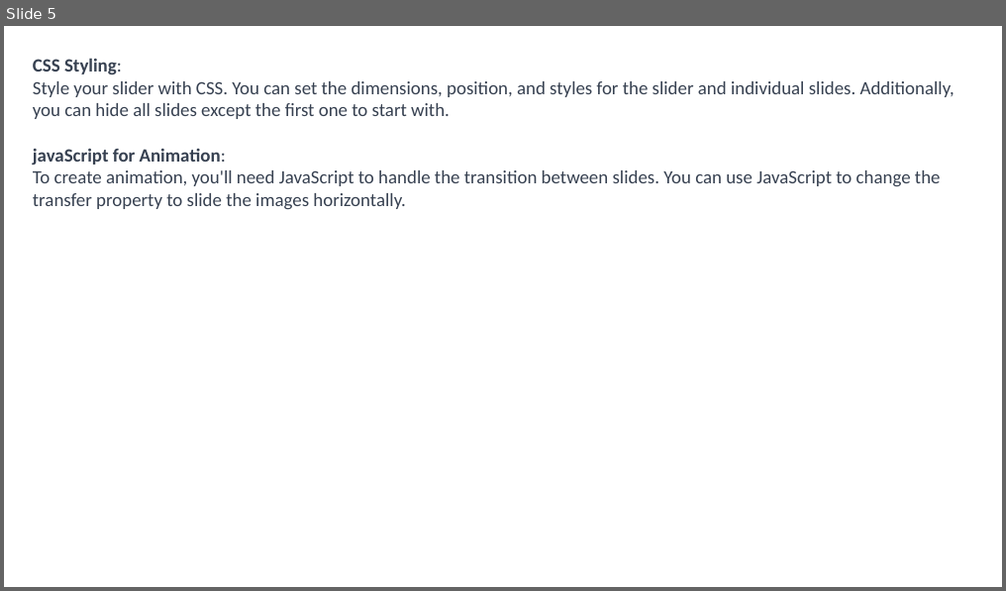
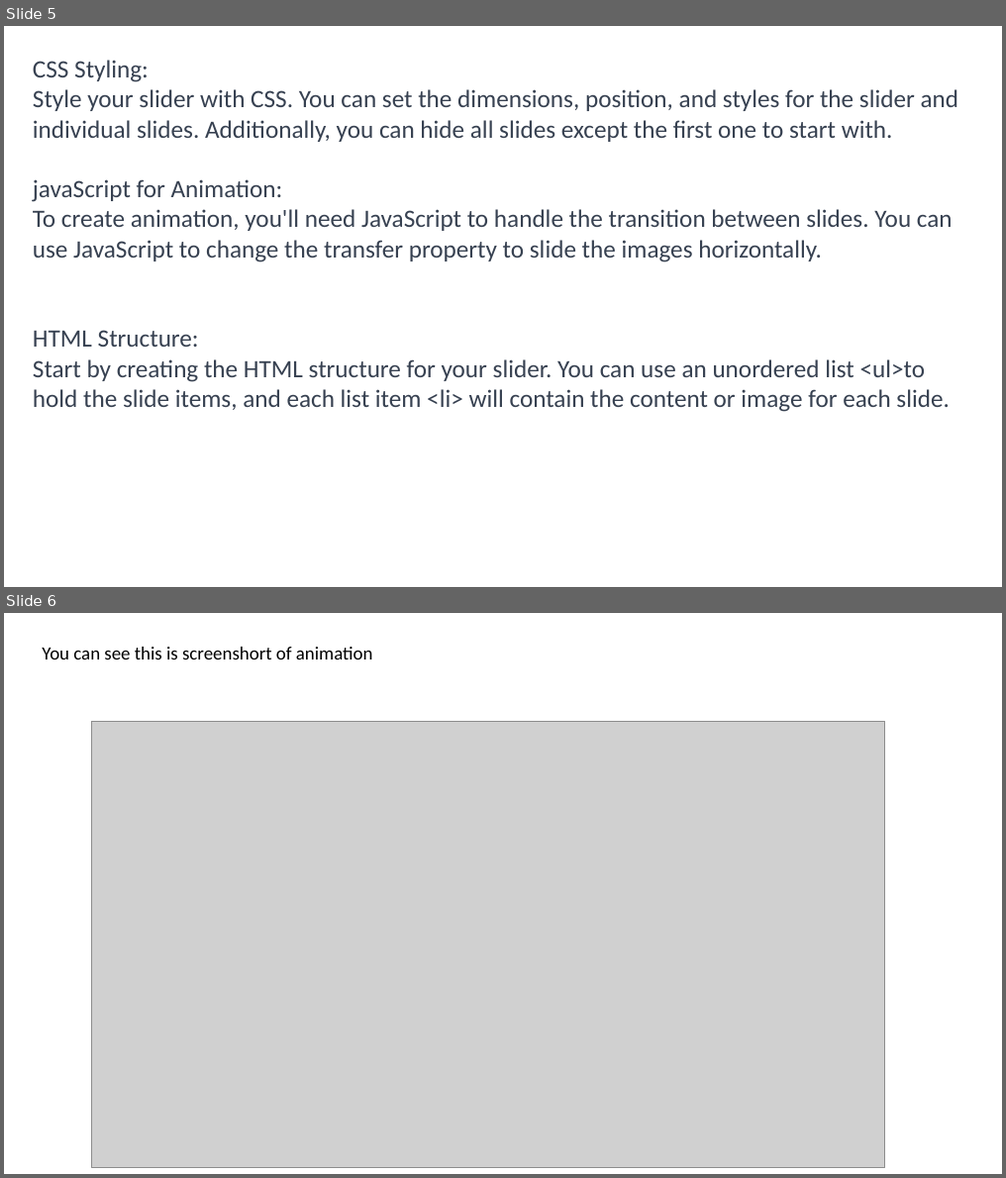
Before and after one commit to Prem3039/task, a slide deck: jqurey resubmit.pptx. Shown one above the other, each under a label of ours: slide 5 before the commit, slides 5 and 6 after it. The pictures are 1006x591 and 1006x1178 pixels, drawn with LibreOffice and Linux fonts; fonts in the diff are those of the drawing; grey boxes stand for pictures. Boxes give left, top, right and bottom in pixels: in the first picture for what was removed or moved away, otherwise in the second. Text is boxed around its words. In the diff, an @@ line names an element or a change of style, - is before the commit and + after.

```diff
--- a/jqurey resubmit.pptx
+++ b/jqurey resubmit.pptx
@@ slide 6 added at (4,613,1002,1174), background #FFFFFF @@
@@ text added at (42,647,373,660), 18 pt, text #000000 @@
+You can see this is screenshort of animation
@@ picture added at (91,722,885,1167) @@
@@ slide 5 changed as well @@
@@ text at (33,60,959,263): size 18 to 24 pt in "CSS Styling:", "Style your slider with CSS. You can ...", "javaScript for Animation:", "To create animation, you'll need JavaScript to ..."; bold off in "CSS Styling:", "javaScript for Animation:" @@
@@ text at (33,330,949,412): paragraphs added @@
+HTML Structure:
+Start by creating the HTML structure for your slider. You can use an unordered list <ul>to hold the slide items, and each list item <li> will contain the content or image for each slide.
```
Also in this commit, not shown: 3 other slides changed, 5 other slides added, 5 slides removed.
